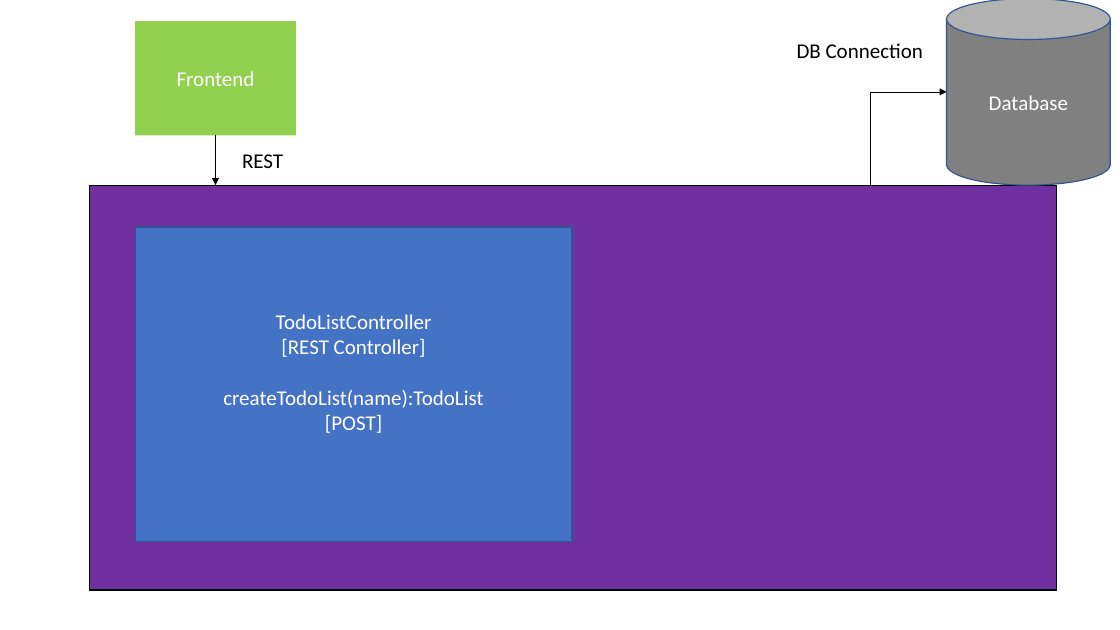
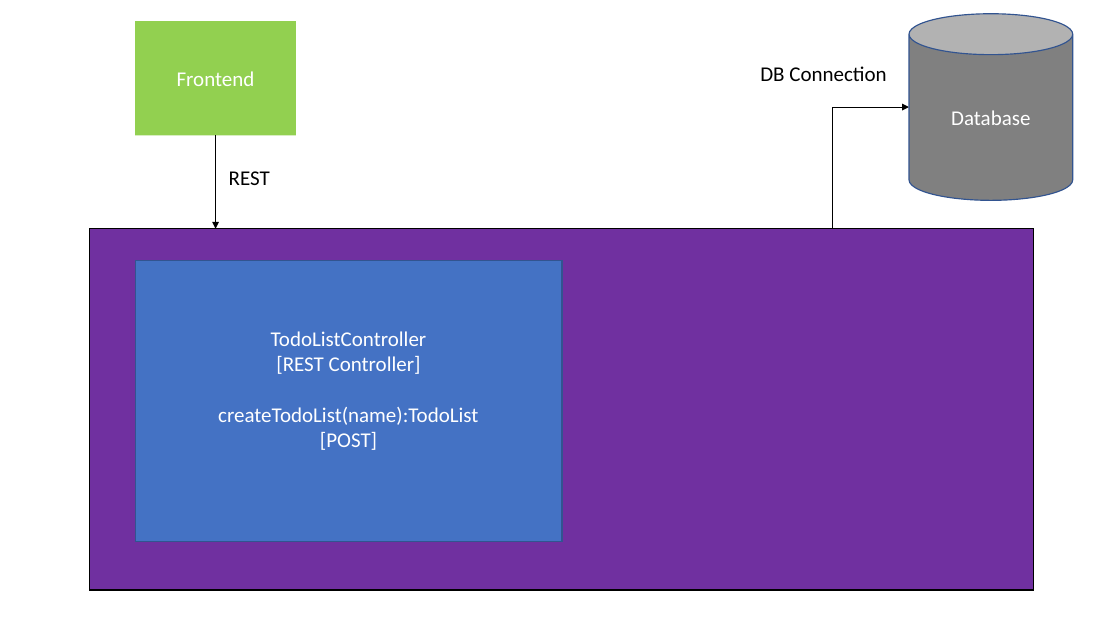
Before and after one commit to code4thought-labs/todolist, a slide deck: slide 3 of Architecture/C4Model.pptx. Drawn at 1120x630 pixels with LibreOffice and Linux fonts; fonts in the diff are those of the drawing. Boxes give left, top, right and bottom in pixels: in the first picture for what was removed or moved away, otherwise in the second. Text is boxed around its words. In the diff, an @@ line names an element or a change of style, - is before the commit and + after.

```diff
--- a/Architecture/C4Model.pptx
+++ b/Architecture/C4Model.pptx
@@ cylinder "Database": place and size @@
-cylinder "Database" at bbox=[947, 0, 1111, 185]
+cylinder "Database" at bbox=[909, 13, 1073, 200]
@@ text "DB Connection": place and size @@
-text "DB Connection" at bbox=[797, 43, 923, 58]
+text "DB Connection" at bbox=[760, 66, 886, 81]
@@ elbow arrow moved from (870, 186) - (947, 92) to (832, 229) - (909, 107) @@
@@ arrow moved from (216, 135) - (216, 185) to (216, 135) - (216, 229) @@
@@ text "REST": place and size @@
-text "REST" at bbox=[242, 154, 283, 168]
+text "REST" at bbox=[229, 171, 270, 185]
@@ rectangle: place and size @@
-rectangle at bbox=[89, 186, 1056, 591]
+rectangle at bbox=[89, 229, 1033, 590]
@@ rectangle "TodoListController": place and size @@
-rectangle "TodoListController" at bbox=[135, 227, 572, 541]
+rectangle "TodoListController" at bbox=[135, 261, 562, 542]
```
Also in this commit, not shown: 3 other files.
